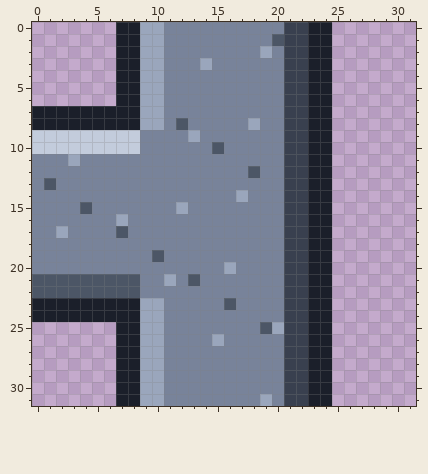
One commit to this pixel-art file: tiles/wall_tee_e.aseprite. The picture above was drawn from the file before the commit.
32x32 pixels, 1 frame.
New version:
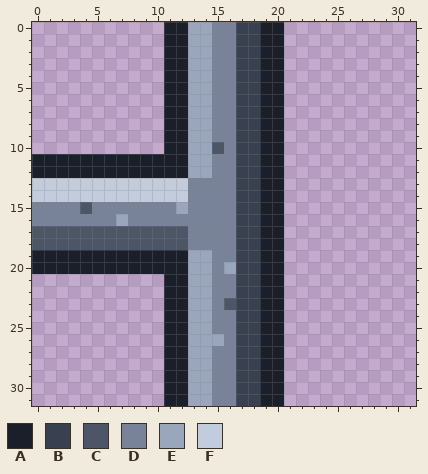
Palette (. is transparent): A #1b1f2a  B #39404f  C #4c5666  D #78839a  E #9aa6bc  F #c3ccdc
What changed:
Changed rows in their new state; - is an unchanged pixel.
Layers "shade", "base":
first column x 0:
 0 -------....AAEE--BBAA....
 1 -------....AAEE--BBAA....
 2 -------....AAEE--BBAA....
 3 -------....AAE---BBAA....
 4 -------....AAEE--BBAA....
 5 -------....AAEE--BBAA....
 6 -------....AAEE--BBAA....
 7 ...........AAEE--BBAA....
 8 ...........AAEE--BBAA....
 9 ...........AA-E--BBAA....
10 ...........AAEE--BBAA....
11 AAAAAAAAAAAAAEE--BBAA....
12 AAAAAAAAAAAAAEE--BBAA....
13 FFFFFFFFFFFFF----BBAA....
14 FFFFFFFFFFFFF----BBAA....
15 -----------------BBAA....
16 -----------------BBAA....
17 CCCCCCC-CCCCC----BBAA....
18 CCCCCCCCCCCCC----BBAA....
19 AAAAAAAAAAAAAEE--BBAA....
20 AAAAAAAAAAAAAEE--BBAA....
21 ...........AAEE--BBAA....
22 ...........AAEE--BBAA....
23 ...........AAEE--BBAA....
24 ...........AAEE--BBAA....
25 -------....AAEE--BBAA....
26 -------....AAEE--BBAA....
27 -------....AAEE--BBAA....
28 -------....AAEE--BBAA....
29 -------....AAEE--BBAA....
30 -------....AAEE--BBAA....
31 -------....AAEE--BBAA....
Where, in picture pixels (left, top, right, bottom), the same in both pictures:
changed: (32, 22, 332, 406)
